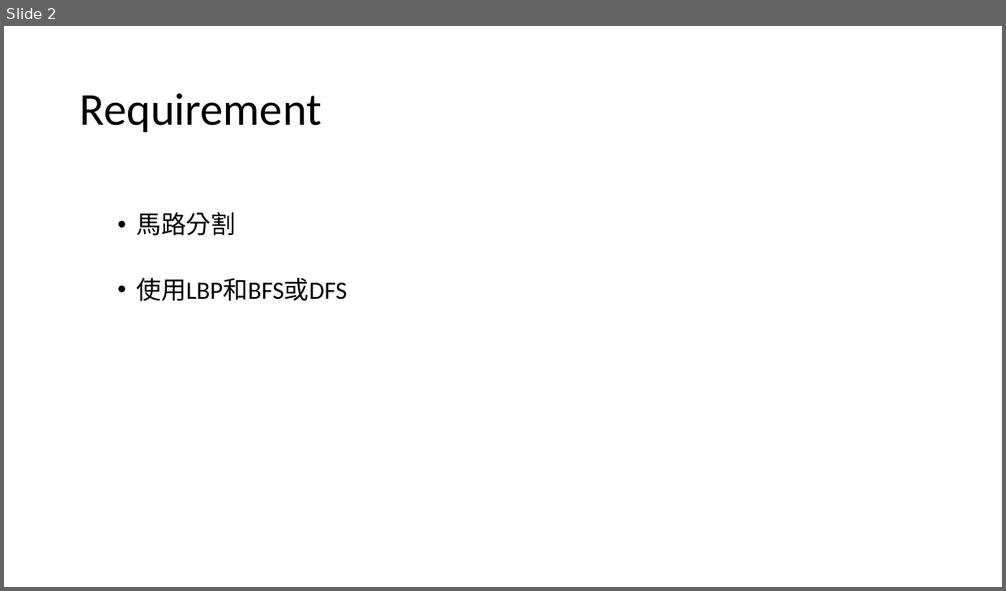
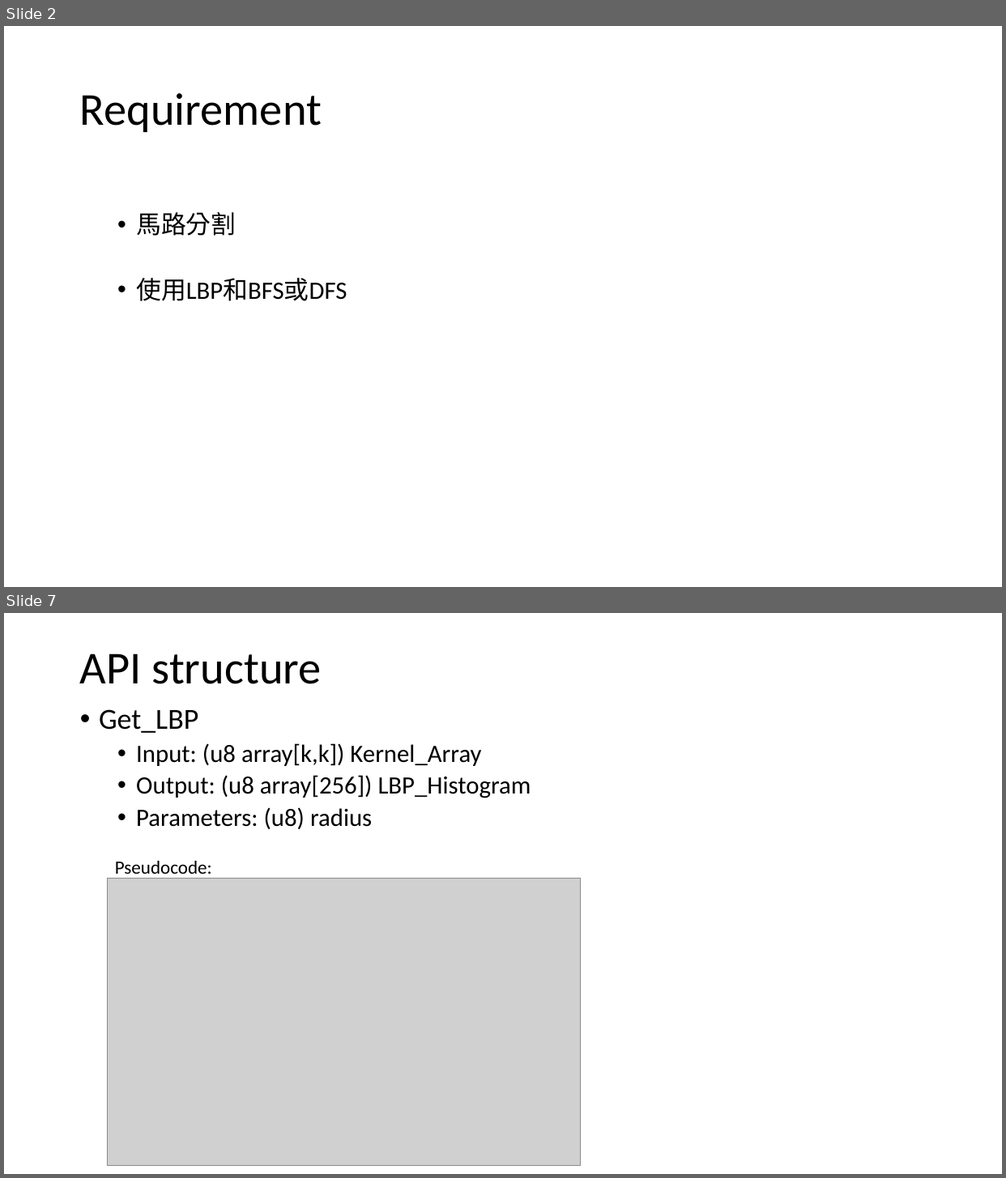
Before and after one commit to kennygnw/road_segmentation_hw, a slide deck: Image Segmentation of Concrete Roads.pptx. Shown one above the other, each under a label of ours: slide 2 before the commit, slides 2 and 7 after it; the slides between them are not shown. The pictures are 1006x591 and 1006x1178 pixels, drawn with LibreOffice and Linux fonts; fonts in the diff are those of the drawing; grey boxes stand for pictures. Boxes give left, top, right and bottom in pixels: in the first picture for what was removed or moved away, otherwise in the second. Text is boxed around its words. In the diff, an @@ line names an element or a change of style, - is before the commit and + after.

```diff
--- a/Image Segmentation of Concrete Roads.pptx
+++ b/Image Segmentation of Concrete Roads.pptx
@@ slide 7 added at [4,613,1002,1174], background #FFFFFF @@
@@ title added at [80,653,322,684], 44 pt, text #000000 @@
+API structure
@@ text added at [99,709,531,829], 24 pt, text #000000 @@
+• Get_LBP
+  • Input: (u8 array[k,k]) Kernel_Array
+  • Output: (u8 array[256]) LBP_Histogram
+  • Parameters: (u8) radius
@@ picture added at [108,879,580,1166] @@
@@ text added at [115,861,212,879], 18 pt, text #000000 @@
+Pseudocode:
```
Also in this commit, not shown: 3 slides changed, 4 other slides added, 1 other file.
